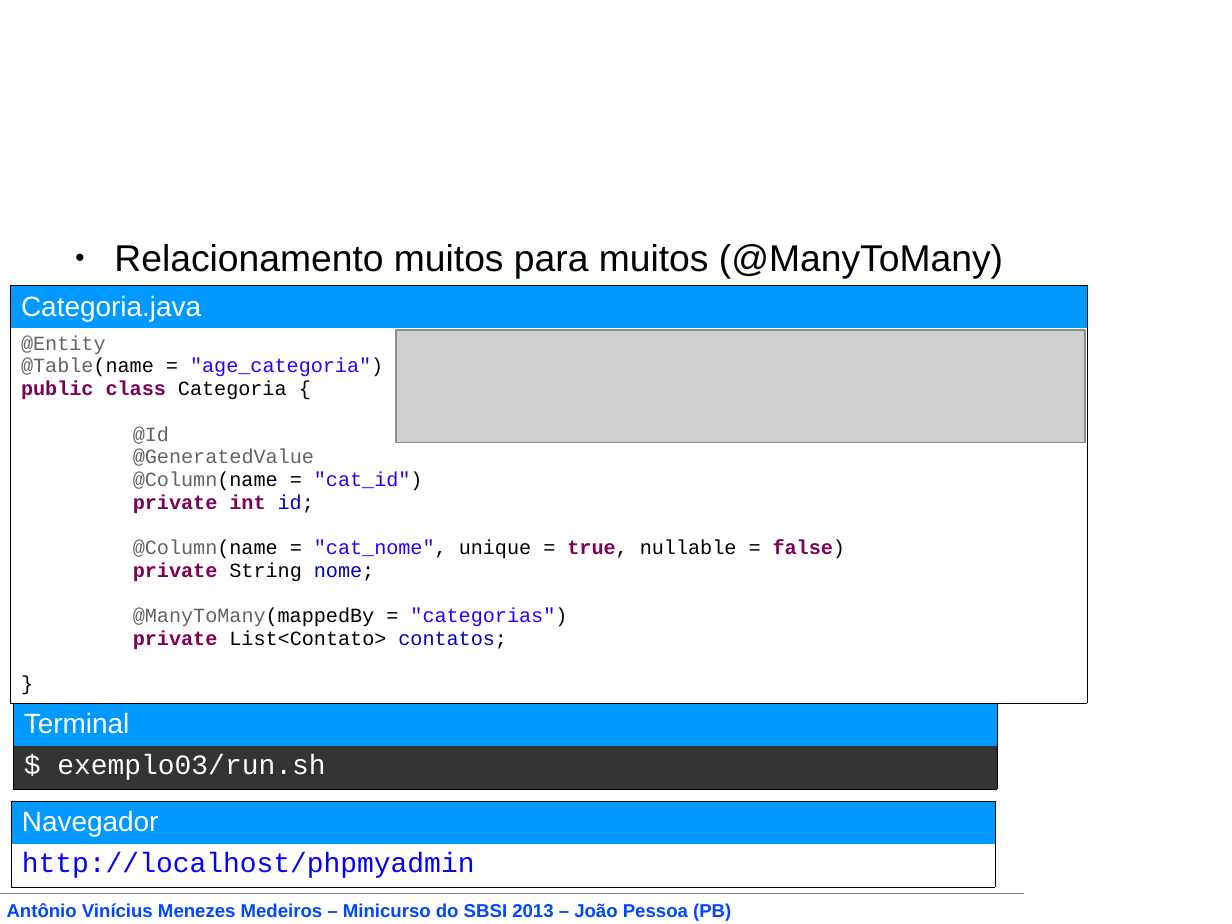
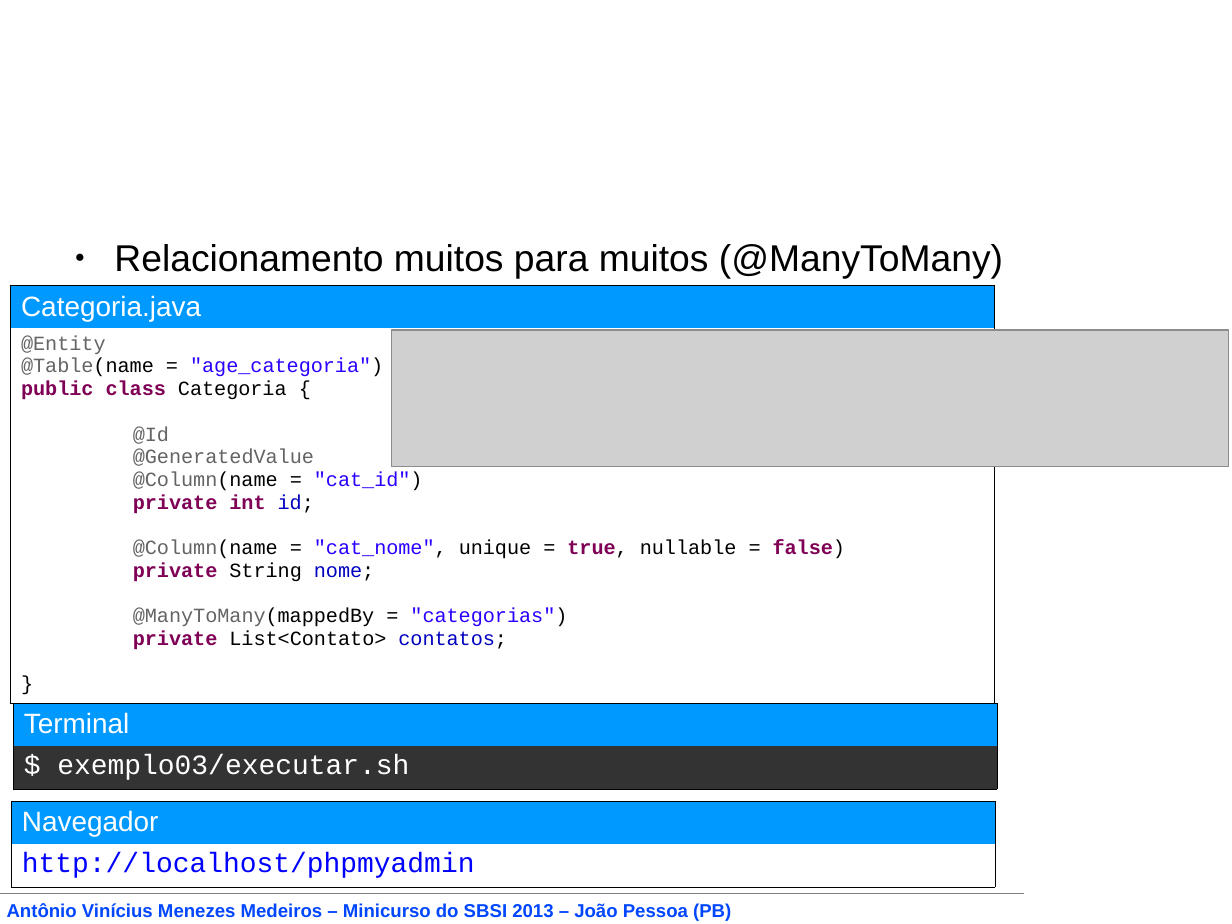
Before and after one commit to vinyanalista/javaee6tutorial, a slide deck: slide 68 of apresentacao/Desenvolvimento de Aplicações Corporativas com a Plataforma Java EE 6.odp (slide 67 before the commit). Drawn at 1232x924 pixels with LibreOffice and Linux fonts; fonts in the diff are those of the drawing; grey boxes stand for pictures; background and template pictures are left out. Boxes give left, top, right and bottom in pixels: in the first picture for what was removed or moved away, otherwise in the second. Text is boxed around its words. In the diff, an @@ line names an element or a change of style, - is before the commit and + after.

Commit message:
- JPA e Bean Validation concluídos - Mais exemplos

```diff
--- a/apresentacao/Desenvolvimento de Aplicações Corporativas com a Plataforma Java EE 6.odp
+++ b/apresentacao/Desenvolvimento de Aplicações Corporativas com a Plataforma Java EE 6.odp
@@ table resized from (x1=10, y1=285, x2=1087, y2=691) to (x1=10, y1=285, x2=995, y2=691) @@
@@ picture resized from (x1=396, y1=330, x2=1086, y2=442) to (x1=391, y1=330, x2=1229, y2=466) @@
@@ table at (x1=12, y1=703, x2=997, y2=788) @@
-row 2, column 1: $ exemplo03/run.sh
+row 2, column 1: $ exemplo03/executar.sh
```
Also in this commit, not shown: 18 other slides changed, 28 slides added, 1 slide removed, 58 other files.
